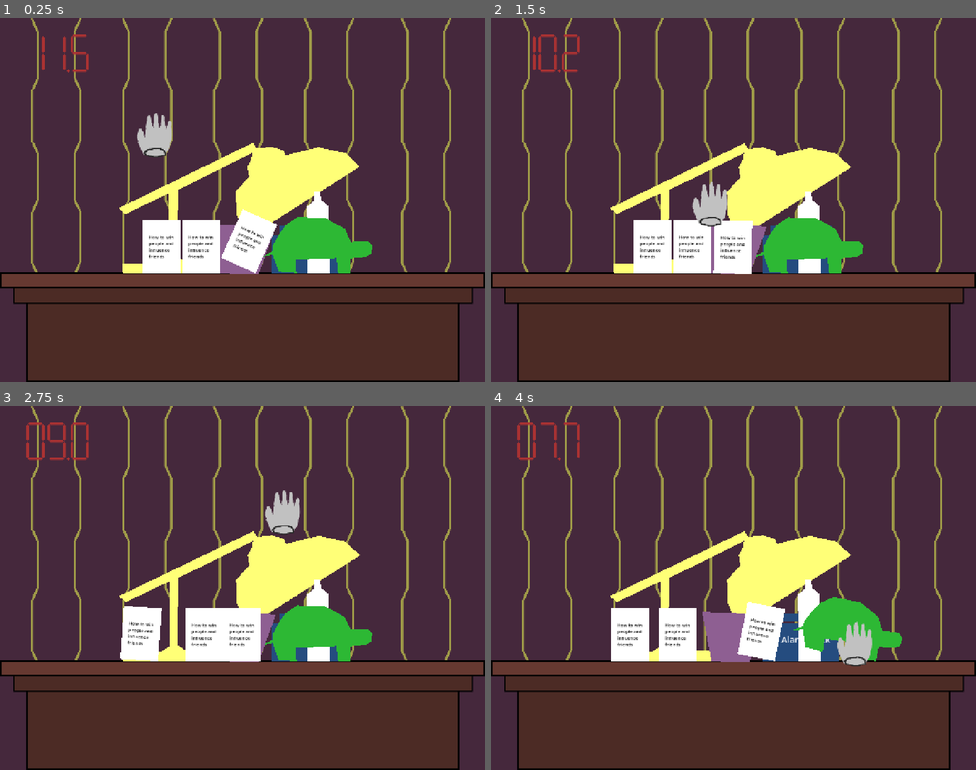
Above: before the commit, frames 1-4 (two rows, left to right).
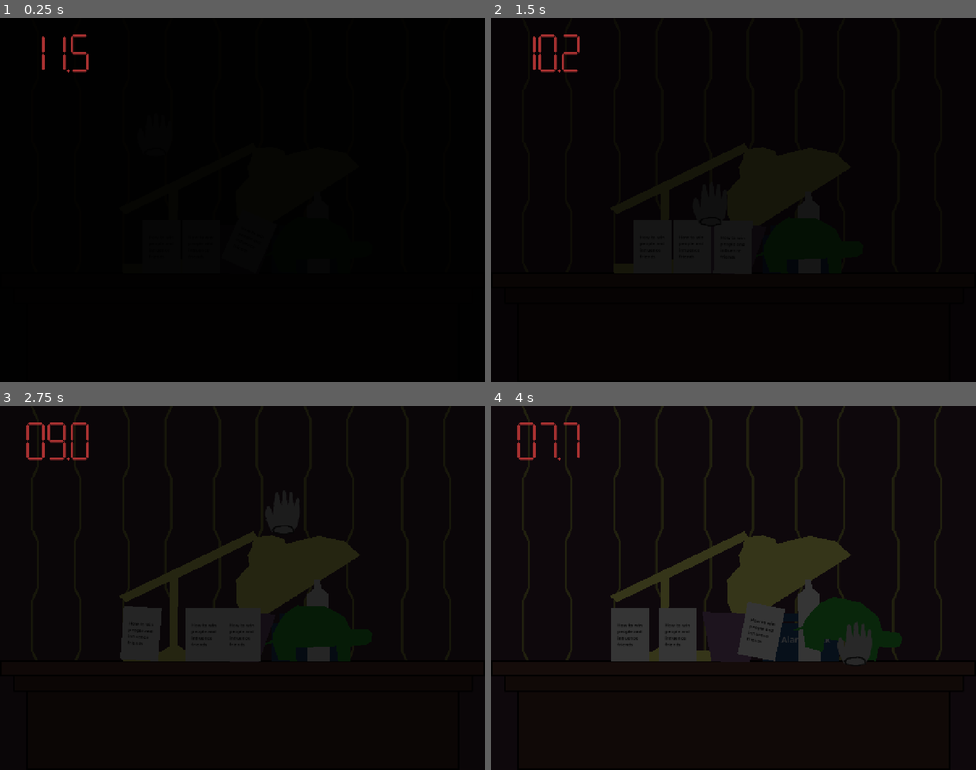
Above: after the commit, the same moments.

Repository: tom-frantz/gmtk-2026
Game: Godot game, scene res://scenes/minigames/alarm_clock/alarm_clock_v2.tscn
The game is run twice, just before and just after one commit, with the same random seed, the same clock (stepped at 60 frames per second) and the same inputs. This scene is started directly instead of the project's main scene. Sound files missing from this copy of the repository are replaced by a short silence.
Inputs (mouse positions are in pixels of both pictures, inside the frame that each line leads up to):
- Up to frame 1 (0.25 s): no input
- Up to frame 2 (1.5 s): move the mouse to (840, 181) at 0.52 s; click (840, 181) at 0.6 s; move the mouse to (636, 218) at 1.27 s; click (636, 218) at 1.35 s
- Up to frame 3 (2.75 s): move the mouse to (291, 507) at 2.02 s; click (291, 507) at 2.1 s
- Up to frame 4 (4 s): move the mouse to (709, 660) at 2.77 s; click (709, 660) at 2.85 s; move the mouse to (879, 642) at 3.52 s; click (879, 642) at 3.6 s

The runs differ from the first frame. In frame 1, 98% of the frame differs, in the area x 0-100%, y 0-100%; in frame 2, 98%; in frame 3, 98%; in frame 4, 98%.

Commit message:
feet: winnable

Diff:
--- a/scenes/minigames/alarm_clock/alarm_clock_v2.tscn
+++ b/scenes/minigames/alarm_clock/alarm_clock_v2.tscn
@@ -11,6 +11,10 @@
 [ext_resource type="PackedScene" uid="uid://efyqukual3b" path="res://scenes/common/hand/hand2.tscn" id="8_mmqdm"]
 [ext_resource type="PackedScene" uid="uid://641f7qyvxmq6" path="res://scenes/common/black_fade/fade.tscn" id="9_l8c76"]
 [ext_resource type="PackedScene" uid="uid://d3qorbs0l4srn" path="res://scenes/common/timer/timer.tscn" id="10_5swjb"]
+[ext_resource type="Script" uid="uid://dgut0ds5bd0q5" path="res://scripts/minigame_timer.gd" id="12_ebl0x"]
+[ext_resource type="AudioStream" uid="uid://jqhdadky6uci" path="res://assets/sound/fx/fail.wav" id="13_5faxw"]
+[ext_resource type="AudioStream" uid="uid://cqf8u3pcac7wt" path="res://assets/sound/music/wake up.wav" id="14_i802a"]
+[ext_resource type="AudioStream" uid="uid://c1v77h4rgrwmw" path="res://assets/sound/fx/win_minigame.wav" id="15_i802a"]
 
 [sub_resource type="WorldBoundaryShape2D" id="WorldBoundaryShape2D_2hxnw"]
 
@@ -64,7 +68,6 @@
 [node name="Hand" parent="." unique_id=1812154284 instance=ExtResource("8_mmqdm")]
 
 [node name="FadeIn" parent="." unique_id=1555448231 instance=ExtResource("9_l8c76")]
-visible = false
 
 [node name="LevelTimer" parent="." unique_id=2132368197 instance=ExtResource("10_5swjb")]
 position = Vector2(163, 93)
@@ -73,7 +76,54 @@
 wait_time = 11.759
 one_shot = true
 autostart = true
+script = ExtResource("12_ebl0x")
 
+[node name="fail_banner" type="Label" parent="LevelTimer/Timer" index="0" unique_id=1539534156]
+visible = false
+z_index = 100
+offset_left = 136.0
+offset_top = 194.0
+offset_right = 1192.0
+offset_bottom = 603.0
+theme_override_colors/font_color = Color(1, 0, 0.047058824, 1)
+theme_override_font_sizes/font_size = 300
+text = "LOSER!"
+
+[node name="Label" parent="LevelTimer/Timer/fail_banner" index="0"]
+layout_mode = 0
+offset_left = 155.0
+offset_top = 373.0
+offset_right = 820.0
+offset_bottom = 466.0
+theme_override_font_sizes/font_size = 68
+text = "(click to go to menu)"
+
+[node name="lose_audio" type="AudioStreamPlayer" parent="LevelTimer/Timer" index="1" unique_id=279698726]
+unique_name_in_owner = true
+stream = ExtResource("13_5faxw")
+
+[node name="win_banner" type="Label" parent="." unique_id=438359993]
+unique_name_in_owner = true
+visible = false
+z_index = 100
+z_as_relative = false
+offset_left = 6.0
+offset_top = 275.0
+offset_right = 1293.0
+offset_bottom = 684.0
+theme_override_colors/font_color = Color(1, 1, 0.25490198, 1)
+theme_override_font_sizes/font_size = 300
+text = "WINNER!"
+
+[node name="background_music" type="AudioStreamPlayer" parent="." unique_id=221275075]
+unique_name_in_owner = true
+stream = ExtResource("14_i802a")
+
+[node name="win_audio" type="AudioStreamPlayer" parent="." unique_id=870470174]
+unique_name_in_owner = true
+stream = ExtResource("15_i802a")
+
+[connection signal="my_fuckin_ace_signal" from="AlarmClock" to="." method="_on_alarm_clock_my_fuckin_ace_signal"]
 [connection signal="my_fuckin_ace_signal" from="AlarmClock" to="Hand" method="_on_alarm_clock_my_fuckin_ace_signal"]
 
 [editable path="LevelTimer"]
--- a/scenes/minigames/alarm_clock/alarm_clock_v_2.gd
+++ b/scenes/minigames/alarm_clock/alarm_clock_v_2.gd
@@ -1,20 +1,28 @@
 extends Node2D
 
+var timer: Timer
+var background_music: AudioStreamPlayer
 
 # Called when the node enters the scene tree for the first time.
 func _ready() -> void:
 	PhysicsServer2D.area_set_param(get_viewport().find_world_2d().space, PhysicsServer2D.AREA_PARAM_GRAVITY, 981) # Sets new gravity magnitude
 	PhysicsServer2D.area_set_param(get_viewport().find_world_2d().space, PhysicsServer2D.AREA_PARAM_GRAVITY_VECTOR, Vector2(0, 1)) # Sets downward gravity
-
+	%background_music.play()
+	timer = get_node("/root/AlarmClockV2/LevelTimer/Timer")
+	background_music = %background_music
 
 
 # Called every frame. 'delta' is the elapsed time since the previous frame.
 func _process(delta: float) -> void:
-	var children = find_children('*', 'Area2D') as Array[Grabbable]
-	for child in children:
-		var colliding = child.get_overlapping_areas()
-		for collision in colliding:
-			# Check if all the things we're clipping with are in front of us
+	if not background_music.playing and not timer.paused:
+		background_music.play()
 
-			pass
-		#if child.
+
+func _on_alarm_clock_my_fuckin_ace_signal(body: Node2D) -> void:
+	# Winner winner, chicken dinner.
+	var win_banner: Label = %win_banner
+	win_banner.visible = true
+	timer.paused = true
+	background_music.stop()
+	if !%win_audio.playing:
+		%win_audio.play()
--- a/scenes/minigames/evil_usb/minigame_usb.tscn
+++ b/scenes/minigames/evil_usb/minigame_usb.tscn
@@ -15,7 +15,7 @@
 [ext_resource type="Texture2D" uid="uid://dqgow3lsxd6t8" path="res://assets/usb_port_h_top01.png" id="14_k407p"]
 [ext_resource type="Texture2D" uid="uid://cxpp300xkf4m6" path="res://assets/usb_port_v_top02.png" id="15_q3uec"]
 [ext_resource type="PackedScene" uid="uid://d3qorbs0l4srn" path="res://scenes/common/timer/timer.tscn" id="16_1obh5"]
-[ext_resource type="Script" uid="uid://dgut0ds5bd0q5" path="res://scenes/minigames/evil_usb/timer.gd" id="17_bioy6"]
+[ext_resource type="Script" uid="uid://dgut0ds5bd0q5" path="res://scripts/minigame_timer.gd" id="17_bioy6"]
 [ext_resource type="AudioStream" uid="uid://k18nqwv3wfdh" path="res://assets/sound/music/late for the bus.wav" id="17_etcy7"]
 [ext_resource type="AudioStream" uid="uid://jqhdadky6uci" path="res://assets/sound/fx/fail.wav" id="17_kwyau"]
 
Not shown, added: assets/finger_hammer_background.png.import
Not shown, added: assets/finger_hammer_background_shelf.png.import
Not shown, added: assets/finger_hammer_finger01.png.import
Not shown, added: assets/finger_hammer_finger02.png.import
Renamed: scenes/minigames/evil_usb/timer.gd -> scripts/minigame_timer.gd
Renamed: scenes/minigames/evil_usb/timer.gd.uid -> scripts/minigame_timer.gd.uid
